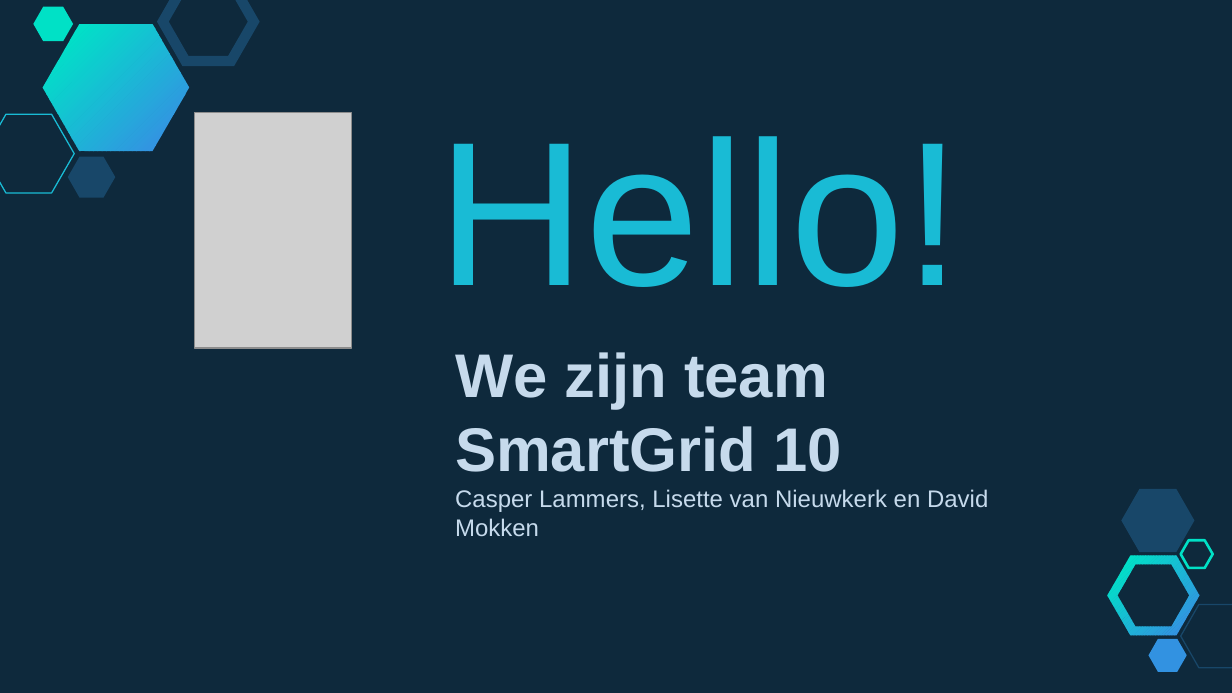
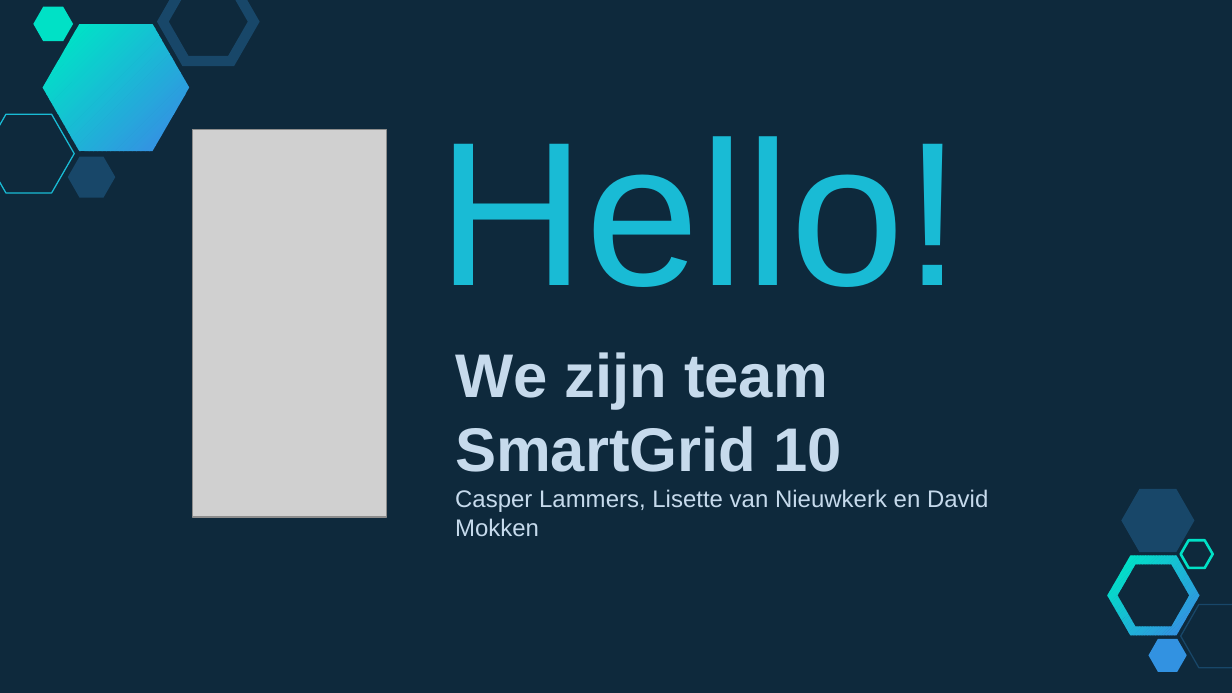
Before and after one commit to LisettevanNieuwkerk/Smartgrid10, a slide deck: slide 2 of Presentatie1.pptx. Drawn at 1232x693 pixels with LibreOffice and Linux fonts; fonts in the diff are those of the drawing; grey boxes stand for pictures. Boxes give left, top, right and bottom in pixels: in the first picture for what was removed or moved away, otherwise in the second. Text is boxed around its words. In the diff, an @@ line names an element or a change of style, - is before the commit and + after.

Commit message:
Presentation 2

```diff
--- a/Presentatie1.pptx
+++ b/Presentatie1.pptx
@@ picture removed at box(195, 112, 351, 347) @@
@@ picture added at box(192, 129, 386, 517) @@
```
Also in this commit, not shown: 3 other slides changed, 6 slides added, 1 slide removed.
